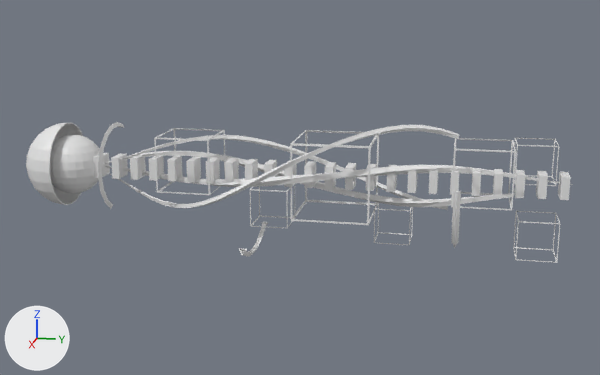
What one commit did to the OBJ model Assets/Models/UpperArm/bras_0006.obj.
Camera for both pictures: a camera (50 mm lens) standing at (1.226, 0.264, 0.285) and looking at (-0.016, 0.016, -0.025). Lighting does not change. The marker at lower left points along +X, +Y and +Z. Where no turn or scale is listed for an object, it has been applied to the vertices. Vertices at the same position are counted once.

In view in the first picture: 'bras_0006'.
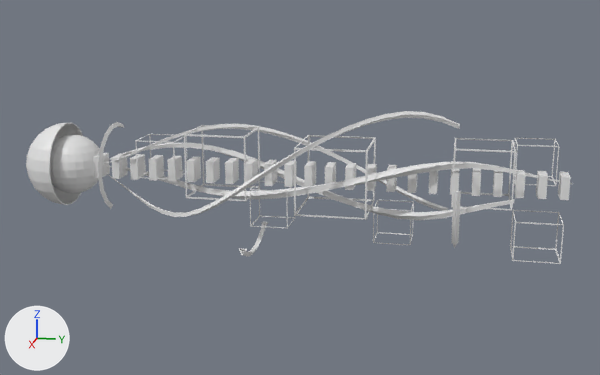
Location of each change, (x1, y1, x2, y2) in pixels of the pictures (600 x 375 px; the box of a moved part takes in the faces that stretch with it):
'bras_0006', reshaped (8% taller)
    before: (26, 122, 573, 263)
    after: (26, 111, 572, 264)
part 1 of me_bras_0006, moved or reshaped
    before: (290, 130, 379, 225)
    after: (135, 134, 187, 180)
part 2 of me_bras_0006, moved or reshaped
    before: (513, 211, 560, 263)
    after: (510, 210, 564, 264)
part 3 of me_bras_0006, moved or reshaped
    before: (154, 128, 226, 195)
    after: (184, 125, 260, 201)
part 4 of me_bras_0006, moved or reshaped
    before: (374, 203, 413, 245)
    after: (373, 200, 414, 245)
part 5 of me_bras_0006, added
    after: (294, 135, 376, 220)
part 6 of me_bras_0006, rebuilt (65% taller)
    before: (105, 165, 573, 187)
    after: (106, 162, 572, 199)
part 7 of me_bras_0006, rebuilt (27% taller)
    before: (106, 125, 459, 208)
    after: (106, 111, 460, 217)
part 8 of me_bras_0006, rebuilt (16% taller)
    before: (106, 135, 448, 210)
    after: (104, 124, 448, 211)
part 9 of me_bras_0006, rebuilt (37% taller)
    before: (105, 151, 514, 207)
    after: (105, 143, 514, 220)

What changed in the scene script:
```text
Change me_bras_0006:
    used by ob_bras_0006; location = (0.0, 0.0, 0.0)
    remove me_bras_0006.from_pydata(...)  # 1347 vertices, 1268 faces; spans x -0.132..0.1, y -0.437..0.421, z -0.131..0.083
    add me_bras_0006.from_pydata(...)  # 1379 vertices, 1293 faces; spans x -0.132..0.103, y -0.437..0.421, z -0.131..0.103
    me_bras_0006 part 1: the loose piece of 32 vertices spanning x -0.059..0.059, y 0.016..0.133, z -0.059..0.059 is scaled about its middle by (0.5, 0.524, 0.5), then moved by (0.025, -0.269, 0.024)
    me_bras_0006 part 2: the loose piece of 32 vertices spanning x -0.017..0.042, y 0.345..0.403, z -0.104..-0.045 is scaled about its middle by (1.14, 1.15, 1)
    me_bras_0006 part 3: the loose piece of 32 vertices spanning x -0.028..0.058, y -0.193..-0.108, z -0.025..0.06 is scaled about its middle by (1, 1.12, 1.16), then moved by (0.0, 0.051, 0.0)
    me_bras_0006 part 4: the loose piece of 32 vertices spanning x -0.132..-0.073, y 0.127..0.185, z -0.127..-0.069 is scaled about its middle by (1, 1.05, 1)
    me_bras_0006 part 5: the loose piece of 32 vertices spanning x -0.059..0.059, y 0.016..0.133, z -0.059..0.059 is copied, and the copy is scaled about its middle by (0.931, 0.923, 0.878); it spans x -0.055..0.055, y 0.021..0.129, z -0.051..0.051
    me_bras_0006 part 6: the loose piece of 98 vertices spanning x -0.007..0.026, y -0.416..0.421, z -0.023..0.024 is rebuilt with 98 vertices and now spans x -0.017..0.043, y -0.416..0.421, z -0.042..0.032
    me_bras_0006 part 7: the loose piece of 98 vertices spanning x -0.034..0.084, y -0.353..0.256, z -0.052..0.083 is rebuilt with 98 vertices and now spans x -0.044..0.103, y -0.353..0.256, z -0.064..0.103
    me_bras_0006 part 8: the loose piece of 98 vertices spanning x -0.059..0.017, y -0.298..0.245, z -0.05..0.054 is rebuilt with 98 vertices and now spans x -0.076..0.027, y -0.298..0.245, z -0.058..0.072
    me_bras_0006 part 9: the loose piece of 98 vertices spanning x -0.043..0.023, y -0.437..0.339, z -0.043..0.025 is rebuilt with 98 vertices and now spans x -0.063..0.033, y -0.437..0.339, z -0.063..0.037
```
